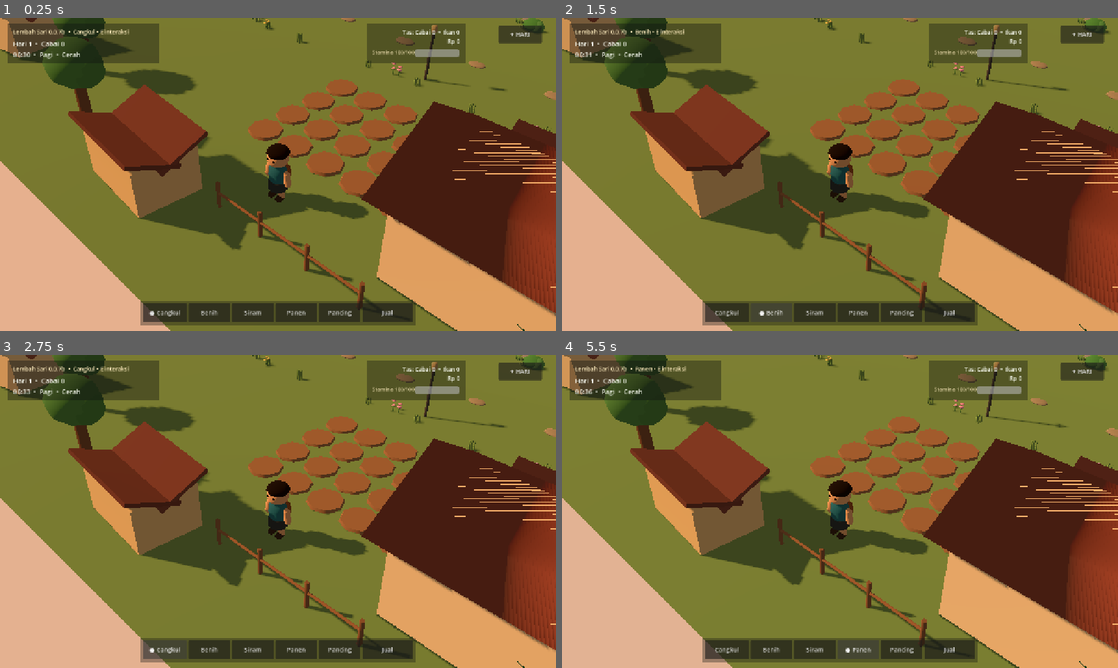
Above: before the commit, frames 1-4 (two rows, left to right).
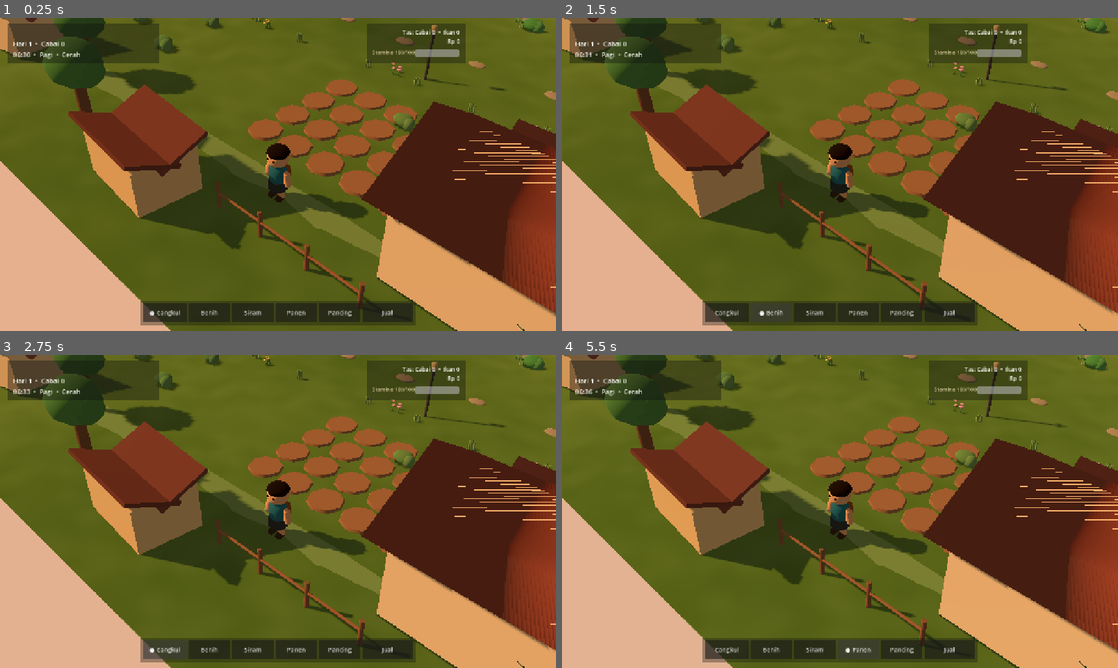
Above: after the commit, the same moments.

Repository: eneft/Lembah-sari
Game: Godot game, scene res://scenes/Main.tscn
The game is run twice, just before and just after one commit, with the same random seed, the same clock (stepped at 60 frames per second) and the same inputs.
Inputs:
- Up to frame 1 (0.25 s): no input
- Up to frame 2 (1.5 s): click "● Cangkul" at 0.5 s; click "Benih" at 1.25 s
- Up to frame 3 (2.75 s): click "Cangkul" at 2 s
- Up to frame 4 (5.5 s): click "Siram" at 2.75 s; click "● Siram" at 3.5 s; click "Panen" at 4.25 s; click "● Panen" at 5 s

The runs differ from the first frame. In frame 1, 36% of the frame differs, in the area x 0-100%, y 0-100%; in frame 2, 36%; in frame 3, 36%; in frame 4, 37%.

Commit message:
Wire concept ground, composition, and presentation layers

Diff:
--- a/scenes/Main.tscn
+++ b/scenes/Main.tscn
@@ -10,6 +10,9 @@
 [ext_resource type="Script" path="res://scripts/activity_manager.gd" id="8"]
 [ext_resource type="Script" path="res://scripts/player_stats_manager.gd" id="9"]
 [ext_resource type="Script" path="res://scripts/concept_visual_layer.gd" id="10"]
+[ext_resource type="Script" path="res://scripts/concept_ground_layer.gd" id="11"]
+[ext_resource type="Script" path="res://scripts/concept_composition_v2.gd" id="12"]
+[ext_resource type="Script" path="res://scripts/presentation_manager.gd" id="13"]
 
 [sub_resource type="Environment" id="Environment_main"]
 background_mode = 1
@@ -30,8 +33,14 @@
 light_energy = 0.92
 shadow_enabled = true
 
+[node name="ConceptGroundLayer" type="Node3D" parent="."]
+script = ExtResource("11")
+
 [node name="ConceptVisualLayer" type="Node3D" parent="."]
 script = ExtResource("10")
+
+[node name="ConceptCompositionV2" type="Node3D" parent="."]
+script = ExtResource("12")
 
 [node name="InventoryManager" type="Node" parent="."]
 script = ExtResource("7")
@@ -55,3 +64,6 @@
 script = ExtResource("8")
 
 [node name="MobileControls" parent="." instance=ExtResource("3")]
+
+[node name="PresentationManager" type="Node" parent="."]
+script = ExtResource("13")
Not shown: 1 places in scenes/Main.tscn that only renumber resources
